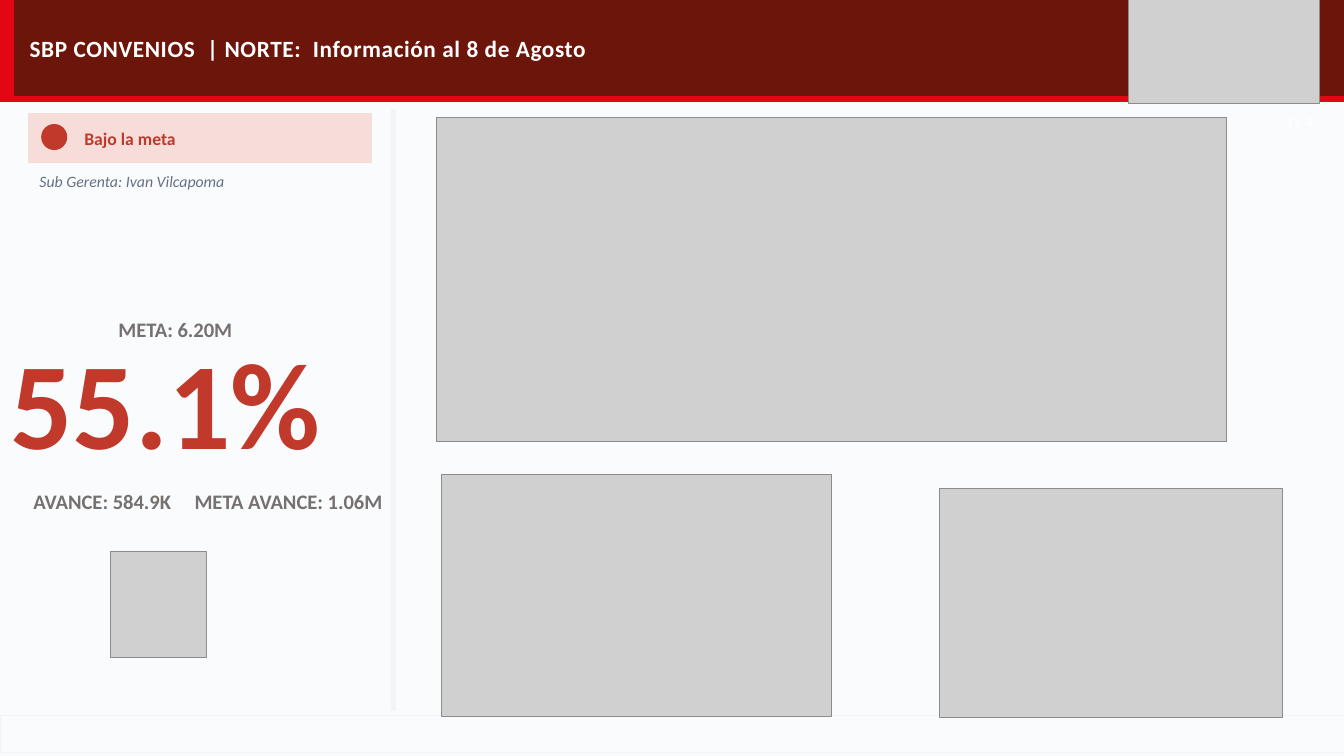
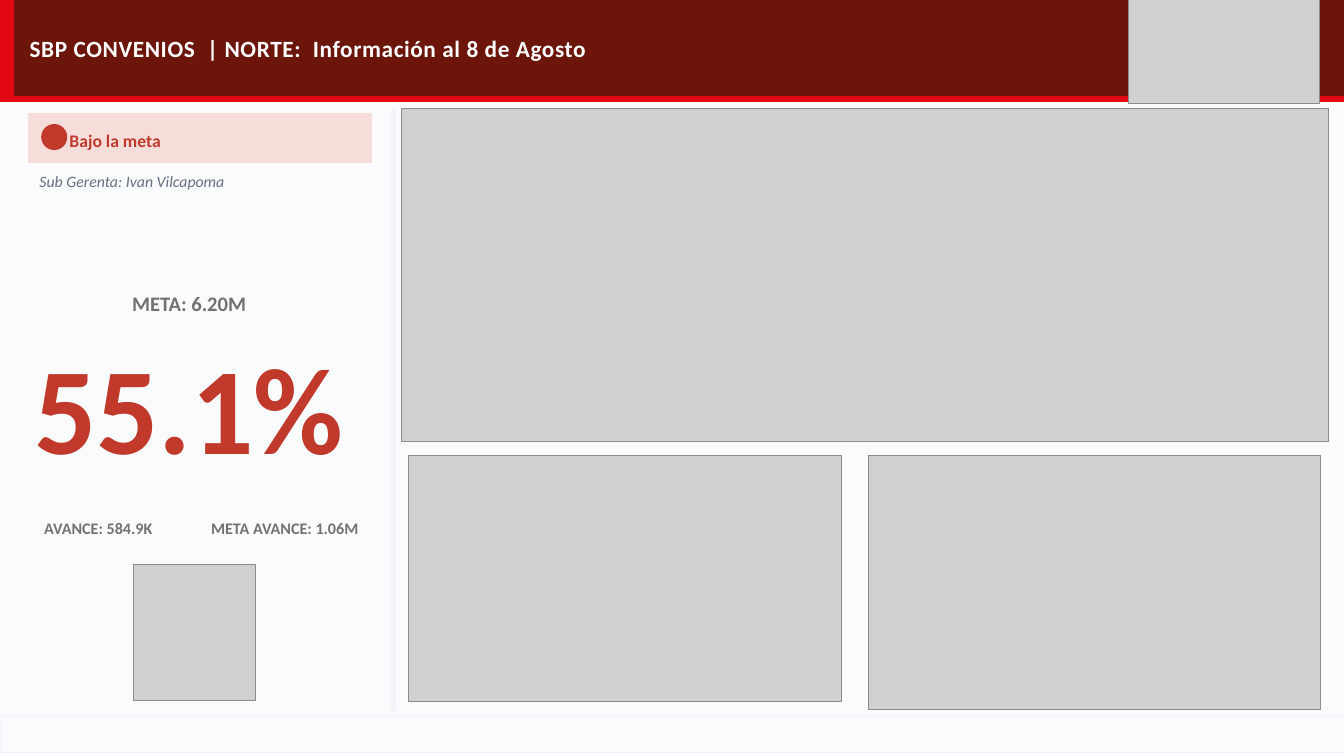
Before and after one commit to piere0405/streamlit_app, a slide deck: slide 7 of plantilla_campanias.pptx. Drawn at 1344x756 pixels with LibreOffice and Linux fonts; fonts in the diff are those of the drawing; grey boxes stand for pictures. Boxes give left, top, right and bottom in pixels: in the first picture for what was removed or moved away, otherwise in the second. Text is boxed around its words. In the diff, an @@ line names an element or a change of style, - is before the commit and + after.

```diff
--- a/plantilla_campanias.pptx
+++ b/plantilla_campanias.pptx
@@ text "Bajo la meta": place and size @@
-text "Bajo la meta" at [84, 132, 176, 148]
+text "Bajo la meta" at [69, 134, 161, 150]
@@ picture: place and size @@
-picture at [437, 118, 1227, 443]
+picture at [401, 109, 1329, 442]
@@ text "META: 6.20M": place and size @@
-text "META: 6.20M" at [118, 323, 233, 337]
+text "META: 6.20M" at [132, 297, 246, 311]
@@ text "55.1%": place and size @@
-text "55.1%" at [10, 364, 320, 450]
+text "55.1%" at [34, 369, 344, 455]
@@ text "55.1%" at [34, 369, 344, 455]: alignment left to centre @@
@@ picture: place and size @@
-picture at [442, 475, 832, 717]
+picture at [408, 456, 842, 702]
@@ picture: place and size @@
-picture at [940, 489, 1282, 718]
+picture at [869, 456, 1321, 710]
@@ text "AVANCE: 584.9K": place and size @@
-text "AVANCE: 584.9K" at [33, 495, 171, 509]
+text "AVANCE: 584.9K" at [44, 523, 153, 534]
@@ text "AVANCE: 584.9K" at [44, 523, 153, 534]: size 14.7 to 11.5 pt @@
@@ text "META AVANCE: 1.06M" at [211, 523, 359, 534]: size 14.7 to 11.5 pt @@
@@ text "META AVANCE: 1.06M": place and size @@
-text "META AVANCE: 1.06M" at [195, 495, 383, 509]
+text "META AVANCE: 1.06M" at [211, 523, 359, 534]
@@ picture: place and size @@
-picture at [111, 552, 207, 657]
+picture at [133, 565, 256, 701]
```
Also in this commit, not shown: 37 other slides changed, 1 other file.
